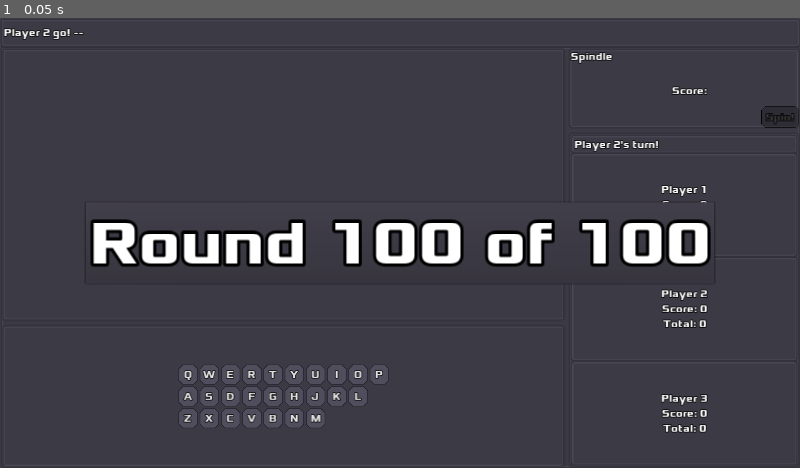
Above: before the commit, frame 1.
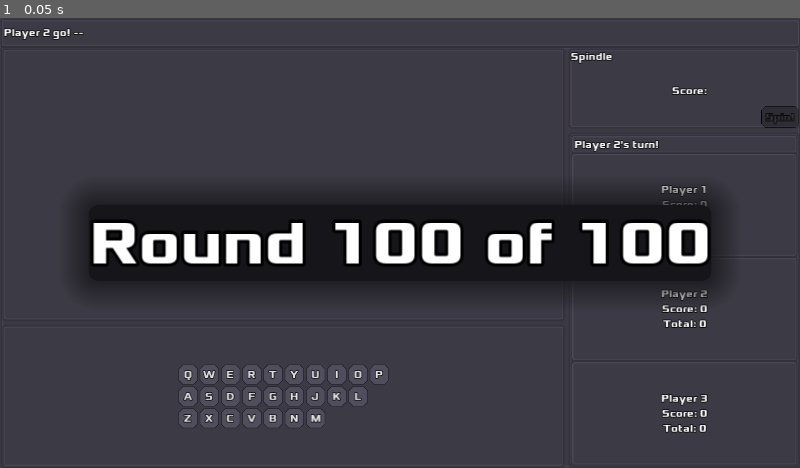
Above: after the commit, the same moment.

Repository: zacryol/spindle-of-serendipity
Game: Godot game, scene res://game/GamePanel.tscn
The game is run twice, just before and just after one commit, with the same random seed, the same clock (stepped at 60 frames per second) and the same inputs. This scene is started directly instead of the project's main scene.
Inputs:
- Up to frame 1 (0.05 s): no input

The runs differ from the first frame. In frame 1, 9.3% of the frame differs, in the area x 10-91%, y 37-65%.
Error in both runs: Division By Zero in operator '%'. (res://system/singletons/EntryManager.gd:71)

Commit message:
Styled PanelContainer

Diff:
--- a/godot/game/GamePanel.tscn
+++ b/godot/game/GamePanel.tscn
@@ -8,6 +8,15 @@
 [ext_resource path="res://GameTheme.theme" type="Theme" id=6]
 [ext_resource path="res://game/VScreen.tscn" type="PackedScene" id=7]
 [ext_resource path="res://Xolonium-Bold.otf" type="DynamicFontData" id=8]
+
+[sub_resource type="StyleBoxFlat" id=2]
+bg_color = Color( 0.0862745, 0.0862745, 0.101961, 1 )
+corner_radius_top_left = 15
+corner_radius_top_right = 15
+corner_radius_bottom_right = 15
+corner_radius_bottom_left = 15
+shadow_color = Color( 0.0862745, 0.0862745, 0.101961, 0.74902 )
+shadow_size = 50
 
 [sub_resource type="DynamicFont" id=1]
 size = 100
@@ -154,14 +163,14 @@
 margin_bottom = 14.0
 grow_horizontal = 2
 grow_vertical = 2
+custom_styles/panel = SubResource( 2 )
 __meta__ = {
 "_edit_use_anchors_": false
 }
 
 [node name="Label" type="Label" parent="RoundSign/Main/PanelContainer"]
-margin_left = 7.0
 margin_top = 7.0
-margin_right = 1010.0
+margin_right = 1017.0
 margin_bottom = 127.0
 grow_horizontal = 2
 grow_vertical = 2
Not shown: 1 places in godot/game/GamePanel.tscn that only renumber resources
